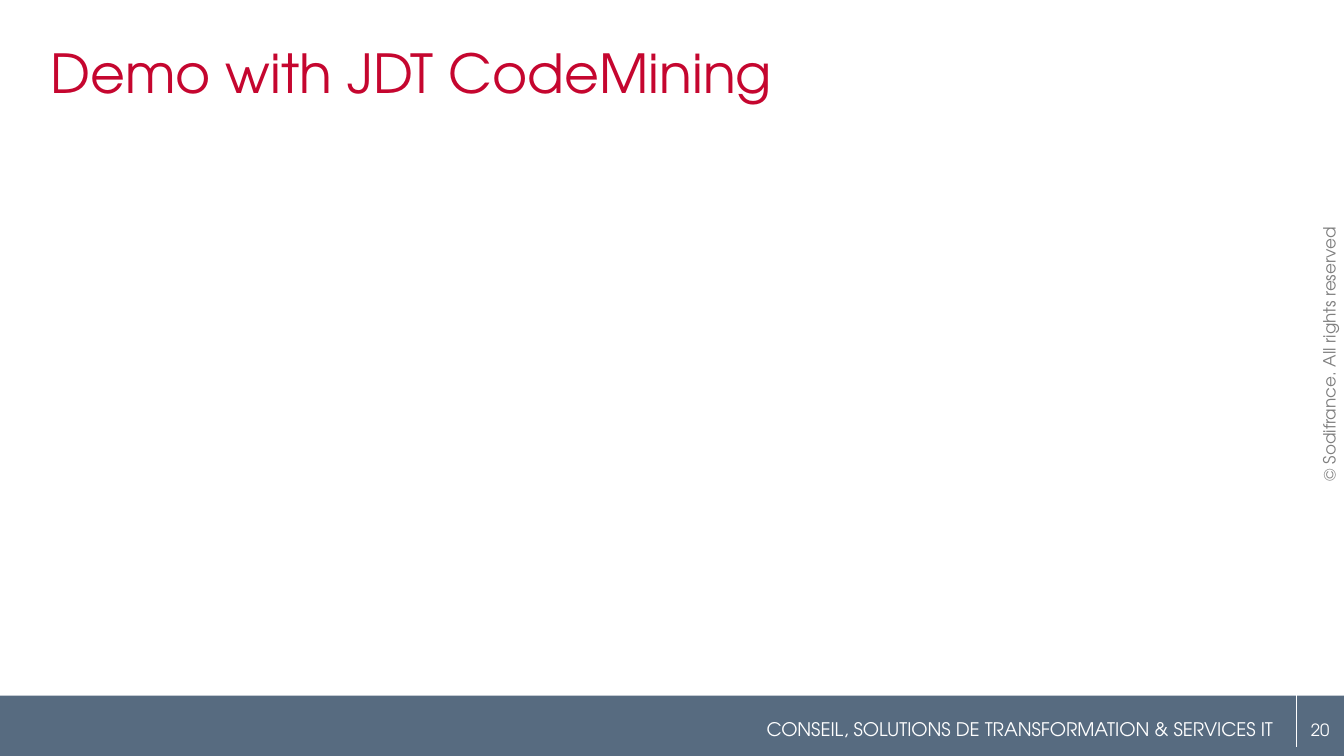
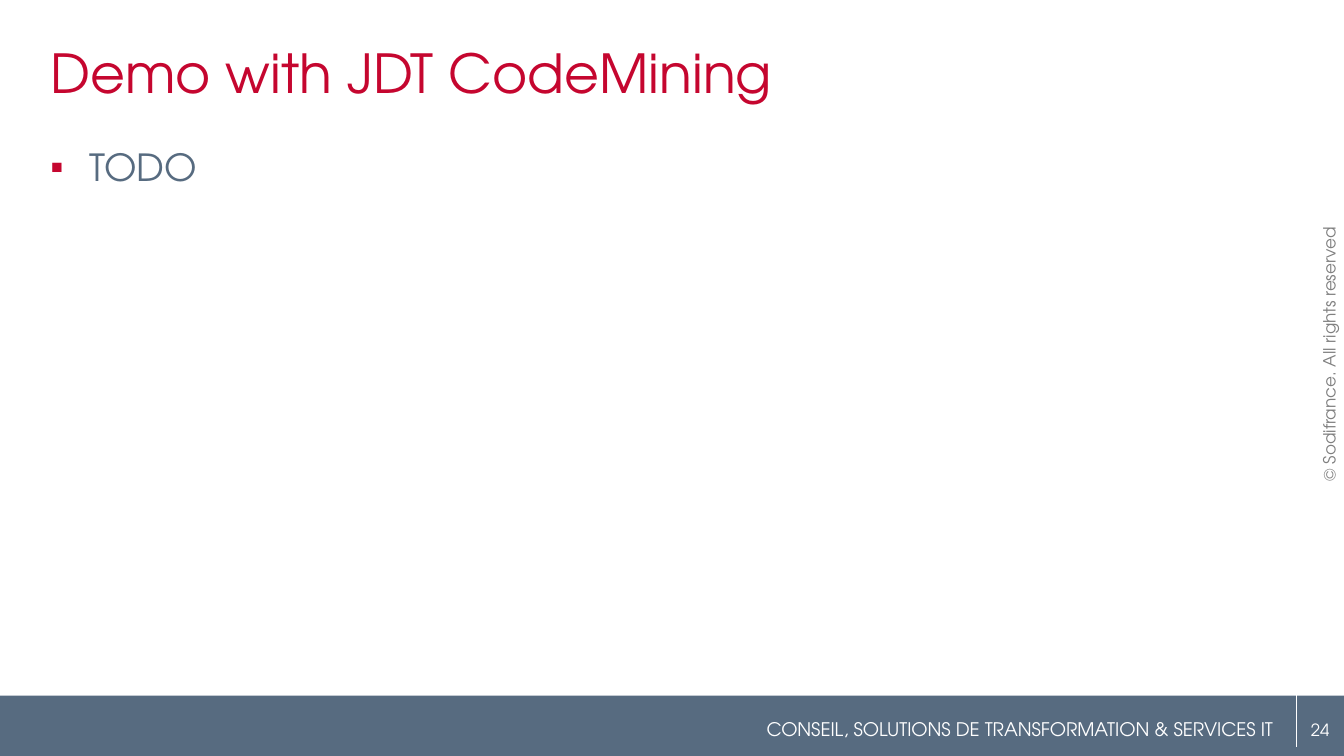
Before and after one commit to angelozerr/EclipseConFrance2018, a slide deck: slide 24 of EclipseConFrance2018_CodeMining.pptx (slide 20 before the commit). Drawn at 1344x756 pixels with LibreOffice and Linux fonts; fonts in the diff are those of the drawing; background and template pictures are left out. Boxes give left, top, right and bottom in pixels: in the first picture for what was removed or moved away, otherwise in the second. Text is boxed around its words. In the diff, an @@ line names an element or a change of style, - is before the commit and + after.

Commit message:
Add CodeMining API section

```diff
--- a/EclipseConFrance2018_CodeMining.pptx
+++ b/EclipseConFrance2018_CodeMining.pptx
@@ text added at <box>90,153,197,182</box>, 20 pt, text #576B80 @@
+▪ TODO
@@ page number at <box>1311,723,1330,736</box>: text changed @@
-20
+24
```
Also in this commit, not shown: 13 other slides changed, 6 slides added, 2 slides removed, 5 other files.
